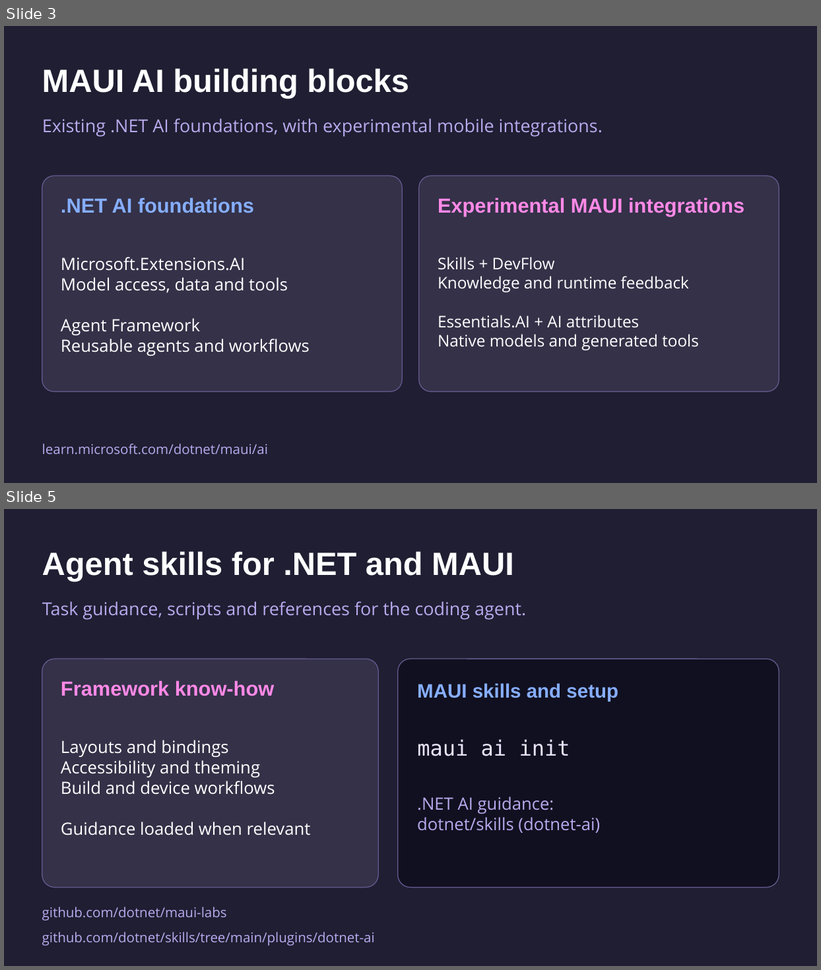
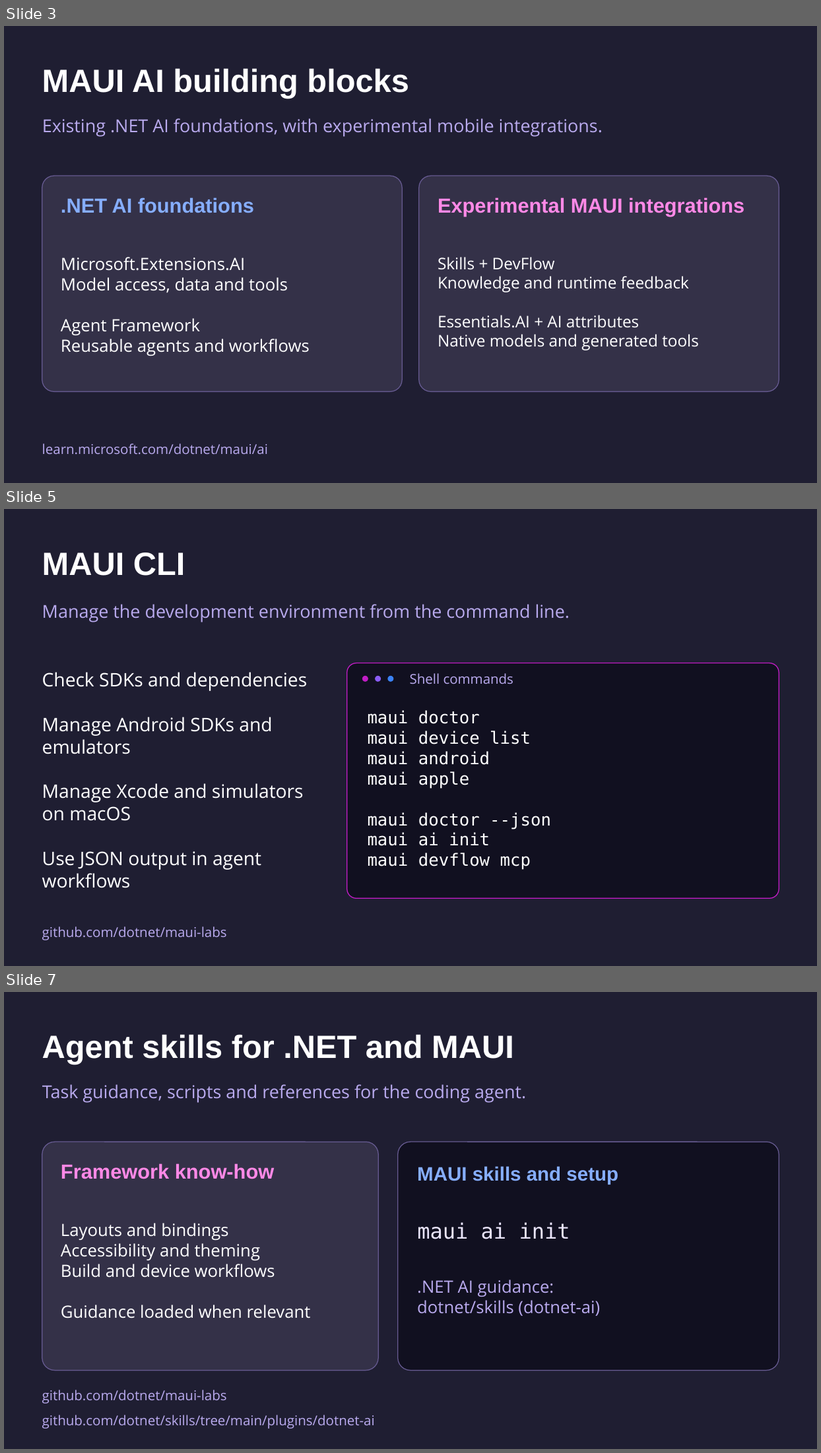
Before and after one commit to mattleibow/dotnetconf2026, a slide deck: slides.pptx. Shown one above the other, each under a label of ours: slides 3 and 5 before the commit, slides 3, 5 and 7 after it; the slides between them are not shown. The pictures are 821x970 and 821x1453 pixels, drawn with LibreOffice and Linux fonts; fonts in the diff are those of the drawing. Boxes give left, top, right and bottom in pixels: in the first picture for what was removed or moved away, otherwise in the second. Text is boxed around its words. In the diff, an @@ line names an element or a change of style, - is before the commit and + after.

```diff
--- a/slides.pptx
+++ b/slides.pptx
@@ slide 5 added at <box>4,509,817,966</box>, background #1F1E32 @@
@@ text added at <box>42,553,186,576</box>, 38 pt, text #FFFFFF, bold @@
+MAUI CLI
@@ text added at <box>42,604,570,623</box>, 21 pt, text #B9AAEE @@
+Manage the development environment from the command line.
@@ rounded rectangle added at <box>347,663,779,899</box>, fill #111020, outline #512BD4 1 pt @@
@@ text added at <box>42,672,308,889</box>, 22 pt, text #FFFFFF @@
+Check SDKs and dependencies
+Manage Android SDKs and emulators
+Manage Xcode and simulators on macOS
+Use JSON output in agent workflows
@@ ellipse added at <box>362,676,369,682</box>, fill #C21DC6 @@
@@ ellipse added at <box>375,676,381,682</box>, fill #8B5CF6 @@
@@ ellipse added at <box>387,676,394,682</box>, fill #3B82F6 @@
@@ text added at <box>410,673,514,684</box>, 16 pt, text #B9AAEE @@
+Shell commands
@@ text added at <box>368,710,551,870</box>, 20 pt, text #FFFFFF @@
+maui doctor
+maui device list
+maui android
+maui apple
+maui doctor --json
+maui ai init
+maui devflow mcp
@@ text added at <box>42,927,227,941</box>, 16 pt, text #B9AAEE @@
+github.com/dotnet/maui-labs
@@ what was slide 5 is now slide 7 @@
```
Also in this commit, not shown: 3 slides changed, 2 other slides added.
